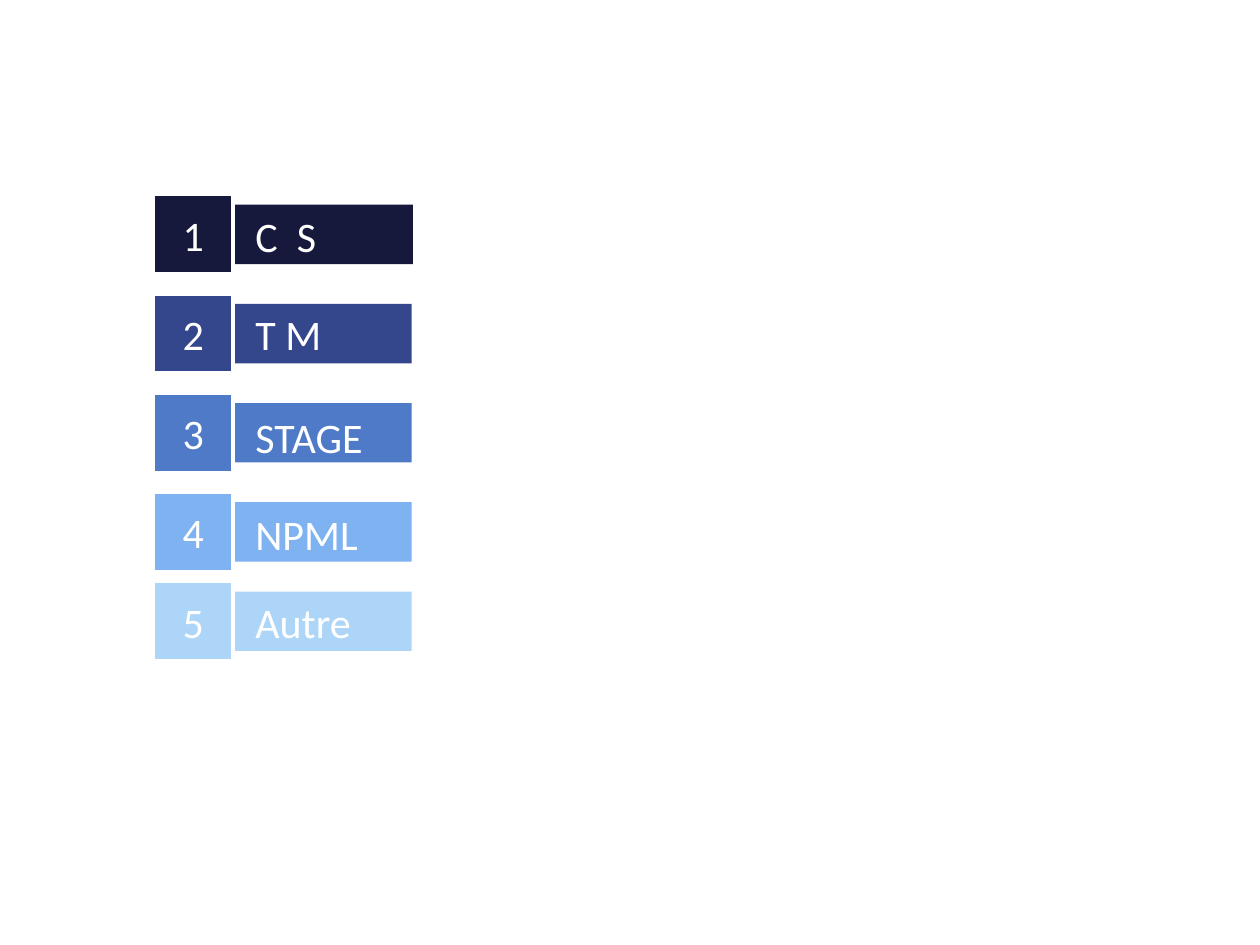
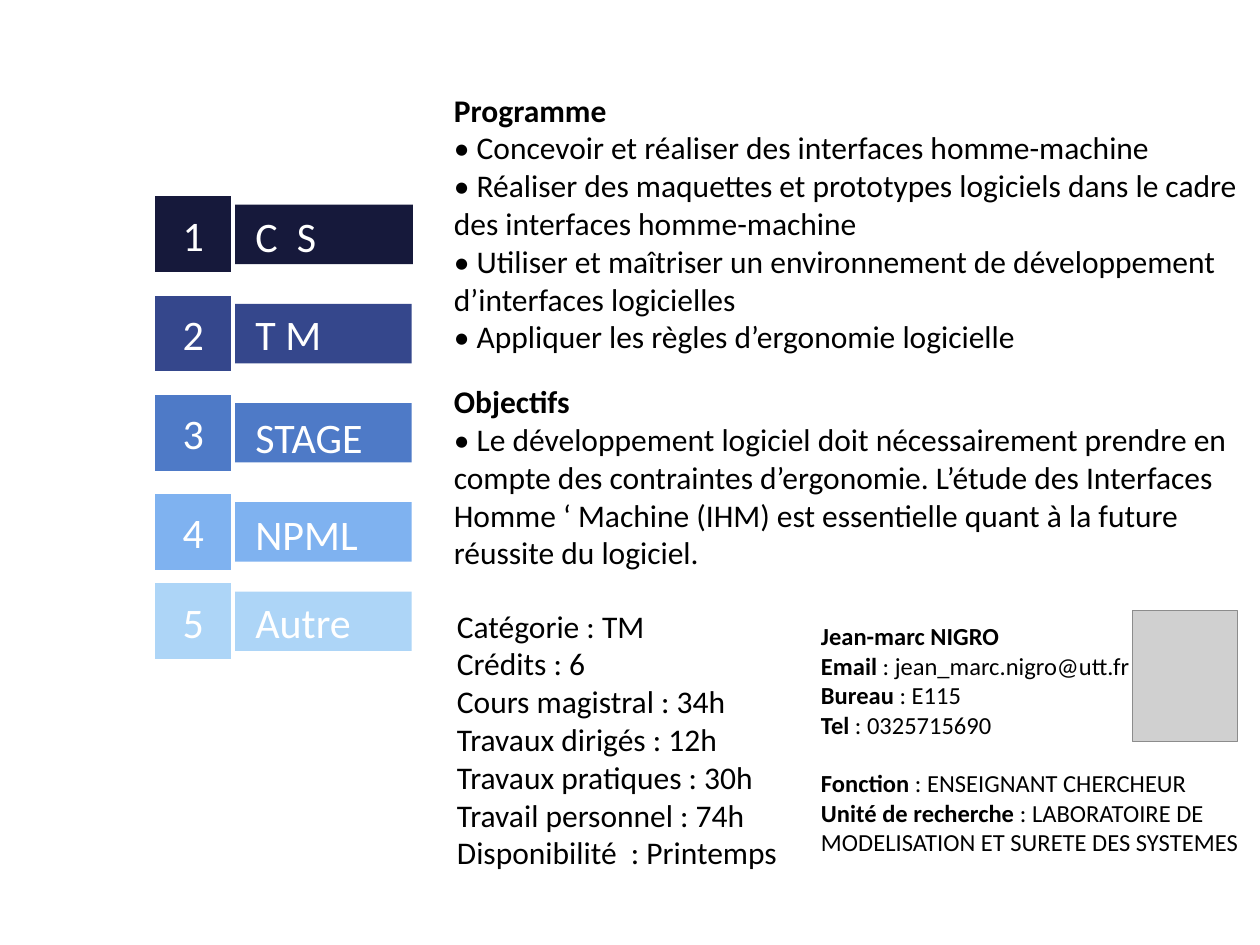
Before and after one commit to JoyCJay/EG23_projet, a slide deck: slide 9 of img/Designe.pptx (slide 7 before the commit). Drawn at 1260x945 pixels with LibreOffice and Linux fonts; fonts in the diff are those of the drawing; grey boxes stand for pictures. Boxes give left, top, right and bottom in pixels: in the first picture for what was removed or moved away, otherwise in the second. Text is boxed around its words. In the diff, an @@ line names an element or a change of style, - is before the commit and + after.

```diff
--- a/img/Designe.pptx
+++ b/img/Designe.pptx
@@ group added at (x1=454, y1=101, x2=1238, y2=869): 4 texts, 1 picture @@
+Jean-marc NIGRO
+Email : jean_marc.nigro@utt.fr
+Bureau : E115
+Tel : 0325715690
+Fonction : ENSEIGNANT CHERCHEUR
+Unité de recherche : LABORATOIRE DE MODELISATION ET SURETE DES SYSTEMES
+Catégorie : TM
+Crédits : 6
+Cours magistral : 34h
+Travaux dirigés : 12h
+Travaux pratiques : 30h
+Travail personnel : 74h
+Disponibilité : Printemps
+Programme
+• Concevoir et réaliser des interfaces homme-machine
+• Réaliser des maquettes et prototypes logiciels dans le cadre des interfaces homme-machine
+• Utiliser et maîtriser un environnement de développement d’interfaces logicielles
+• Appliquer les règles d’ergonomie logicielle
+Objectifs
+• Le développement logiciel doit nécessairement prendre en compte des contraintes d’ergonomie. L’étude des Interfaces Homme ‘ Machine (IHM) est essentielle quant à la future réussite du logiciel.
```
Also in this commit, not shown: 1 other slide changed, 8 slides added, 6 slides removed, 44 other files.
